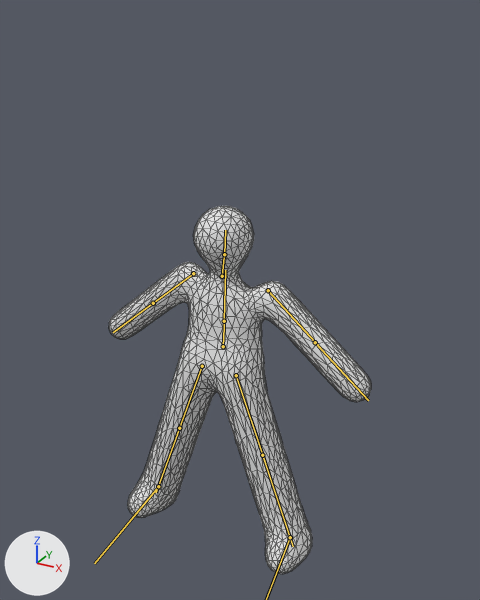
The glTF model public/models/player.glb as it was, and as the next commit left it.
Before and after are seen from a camera (50 mm lens) standing at (1.44, -2.44, 1.49) and looking at (0.08, 0.02, 0.26). Lighting does not change. The marker at lower left points along +X, +Y and +Z. The older version comes first. The bones that bend it are drawn over the model as lines. Mesh edges are drawn as thin lines.

Objects in the first picture: 'Body'.
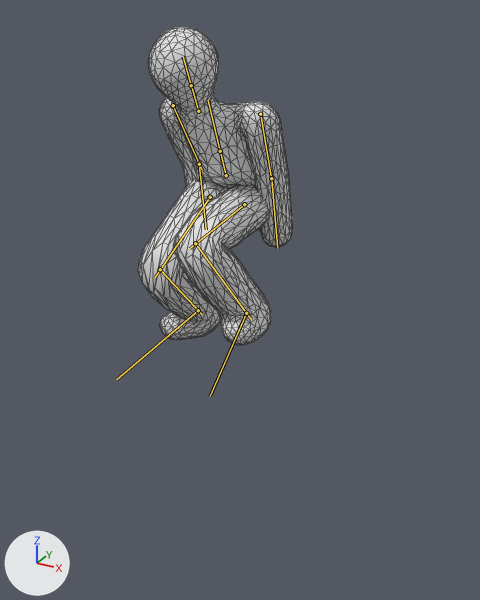
The newer file adds an action. The first version stands in its rest pose; the second is drawn at frame 17 of the action 'crouch_walk'.

The edits, one by one:
Bone 'LeftUpLeg' (bone_leftupleg) moves from (0.0, 0.0, 0.0) to (-0.276, -0.84, -0.143).
Bone 'LeftUpLeg' (bone_leftupleg) turns from (0, 0, 0) to (83, 0, -7) degrees about its own x, y and z.
Bone 'LeftLeg' (bone_leftleg) turns from (0, 0, 0) to (-116, 0, 0) degrees about its own x, y and z.
Bone 'LeftFoot' (bone_leftfoot) turns from (0, 0, 0) to (-34, -6, 12) degrees about its own x, y and z.
Bone 'LowerBack' (bone_lowerback) moves from (0.0, 0.0, 0.0) to (-0.023, 0.901, 0.018).
Bone 'LowerBack' (bone_lowerback) turns from (0, 0, 0) to (33, -1, -3) degrees about its own x, y and z.
Bone 'Spine' (bone_spine) turns from (0, 0, 0) to (-3, 4, -1) degrees about its own x, y and z.
Bone 'LeftArm' (bone_leftarm) moves from (0.0, 0.0, 0.0) to (-0.002, -0.004, -0.003).
Bone 'LeftArm' (bone_leftarm) turns from (0, 0, 0) to (6, 22, -46) degrees about its own x, y and z.
Bone 'LeftForeArm' (bone_leftforearm) turns from (0, 0, 0) to (10, -1, 6) degrees about its own x, y and z.
Bone 'Neck1' (bone_neck1) moves from (0.0, 0.0, 0.0) to (-0.033, -0.014, 0.01).
Bone 'Neck1' (bone_neck1) turns from (0, 0, 0) to (-14, 32, 10) degrees about its own x, y and z.
Bone 'Head' (bone_head) turns from (0, 0, 0) to (5, 9, -2) degrees about its own x, y and z.
Bone 'RightArm' (bone_rightarm) moves from (0.0, 0.0, 0.0) to (-0.001, 0.003, 0.004).
Bone 'RightArm' (bone_rightarm) turns from (0, 0, 0) to (-2, -2, 56) degrees about its own x, y and z.
Bone 'RightForeArm' (bone_rightforearm) turns from (0, 0, 0) to (15, 1, -9) degrees about its own x, y and z.
Bone 'RightUpLeg' (bone_rightupleg) moves from (0.0, 0.0, 0.0) to (0.331, -0.828, -0.156).
Bone 'RightUpLeg' (bone_rightupleg) turns from (0, 0, 0) to (57, 1, 14) degrees about its own x, y and z.
Bone 'RightLeg' (bone_rightleg) turns from (0, 0, 0) to (-102, 0, 0) degrees about its own x, y and z.
Bone 'RightFoot' (bone_rightfoot) turns from (0, 0, 0) to (-41, 4, -8) degrees about its own x, y and z.

Location of each change, (x1, y1, x2, y2) in pixels of the pictures (480 x 600 px):
'Body', posed (41% narrower, 14% shorter): before (109, 206, 371, 574); after (138, 27, 292, 345)
bone 'LeftUpLeg', root to tip: before (236, 375) to (265, 463); after (244, 204) to (189, 248)
bone 'LeftLeg', root to tip: before (262, 455) to (293, 546); after (195, 243) to (251, 320)
bone 'LowerBack', root to tip: before (223, 346) to (224, 318); after (226, 175) to (219, 148)
bone 'Spine', root to tip: before (224, 321) to (225, 270); after (220, 151) to (208, 100)
bone 'LeftArm', root to tip: before (268, 290) to (320, 348); after (260, 114) to (272, 185)
bone 'LeftForeArm', root to tip: before (315, 342) to (368, 400); after (271, 178) to (277, 248)
bone 'Neck1', root to tip: before (222, 276) to (224, 252); after (198, 111) to (190, 82)
bone 'Head', root to tip: before (224, 254) to (225, 230); after (191, 85) to (183, 56)
bone 'RightArm', root to tip: before (193, 273) to (149, 306); after (173, 105) to (202, 170)
bone 'RightForeArm', root to tip: before (153, 303) to (113, 332); after (199, 164) to (206, 229)
bone 'RightUpLeg', root to tip: before (202, 366) to (177, 434); after (210, 197) to (154, 278)
bone 'RightLeg', root to tip: before (179, 428) to (156, 492); after (160, 269) to (202, 314)
bone 'RightFoot', root to tip: before (158, 486) to (94, 563); after (198, 310) to (116, 379)
